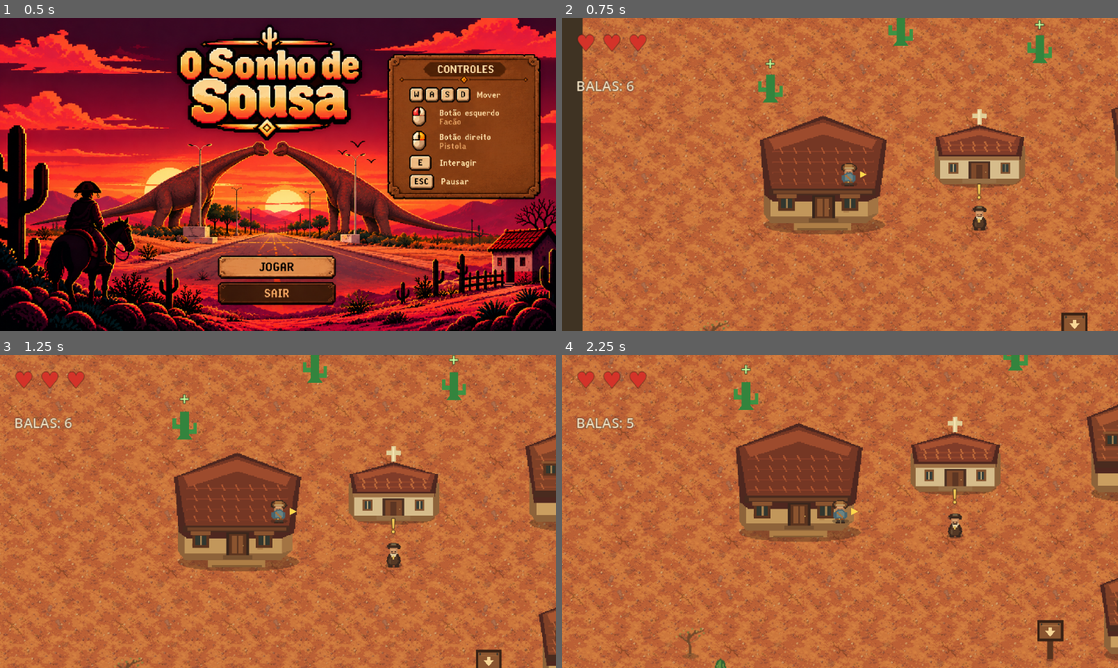
Above: before the commit, frames 1-4 (two rows, left to right).
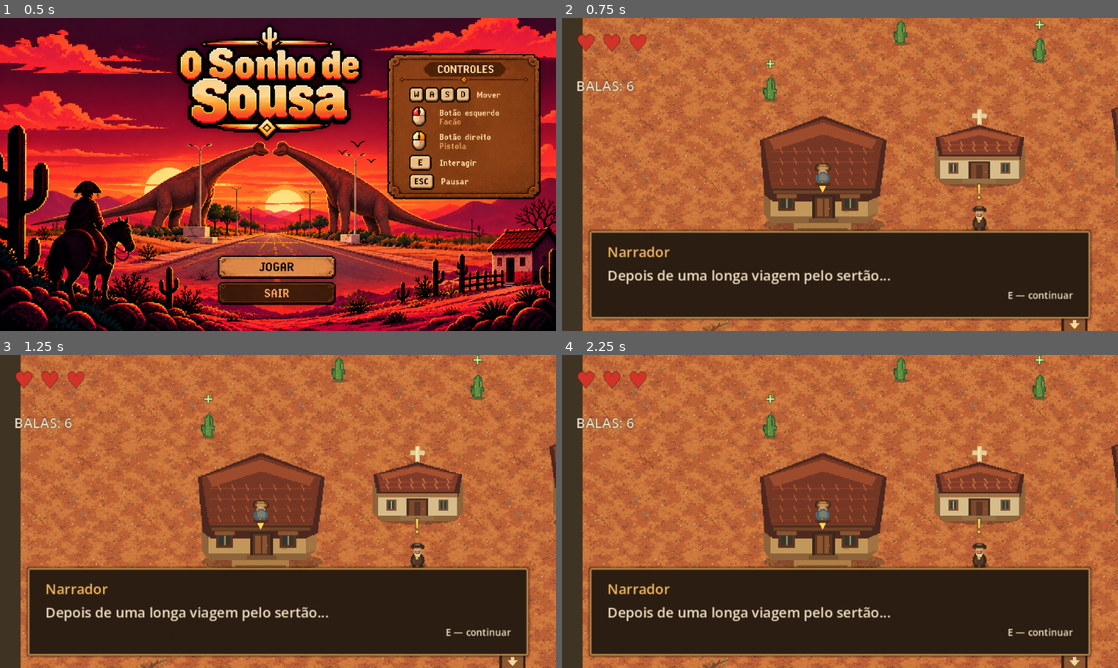
Above: after the commit, the same moments.

Repository: Inocencio-Ferraz/Velho-Sertao
Game: Godot game, scene res://scenes/menu/main_menu.tscn
Same seed, same stepped clock (60 frames per second), same inputs: the game is played once before the commit and once after it. Sound files missing from this copy of the repository are replaced by a short silence.
Inputs (mouse positions are in pixels of both pictures, inside the frame that each line leads up to):
- Up to frame 1 (0.5 s): no input
- Up to frame 2 (0.75 s): tap Enter at 0.5 s; move the mouse to (962, 158) at 0.52 s; hold D (move_right) from 0.53 s (still down); hold E (interact) from 0.53 s (still down)
- Up to frame 3 (1.25 s): keep holding D (move_right); keep holding E (interact)
- Up to frame 4 (2.25 s): move the mouse to (728, 527) at 1.27 s; release D (move_right) at 1.28 s; release E (interact) at 1.28 s; hold S (move_down) 1.28-2.03 s; click (728, 527) at 1.35 s; move the mouse to (895, 442) at 2.02 s; hold D (move_right) from 2.03 s (still down); hold Right mouse button (pistol_fire) from 2.03 s (still down)

Frame 1 is identical in both runs. In frame 2, 27% of the frame differs, in the area x 4-96%, y 0-97%; in frame 3, 54%; in frame 4, 57%, in the area x 0-100%, y 0-100%.

Commit message:
Finaliza arte e áudio do jogo

Diff:
--- a/scenes/audio/audio_manager.tscn
+++ b/scenes/audio/audio_manager.tscn
@@ -38,3 +38,7 @@
 stream = ExtResource("7_water")
 volume_db = -1.9
 process_mode = 3
+
+[node name="DinosaurRoarPlayer" type="AudioStreamPlayer" parent="."]
+volume_db = 0.5
+process_mode = 3
--- a/scenes/enemies/dinosaur.tscn
+++ b/scenes/enemies/dinosaur.tscn
@@ -1,11 +1,11 @@
 [gd_scene load_steps=7 format=3]
 
-[ext_resource type="Script" path="res://scripts/enemies/cangaceiro.gd" id="1_enemy_script"]
+[ext_resource type="Script" path="res://scripts/enemies/dinosaur.gd" id="1_enemy_script"]
 [ext_resource type="Script" path="res://scripts/enemies/cangaceiro_hurtbox.gd" id="2_hurtbox_script"]
 [ext_resource type="Texture2D" path="res://assets/art/characters/dinosaur.png" id="3_dinosaur"]
 
 [sub_resource type="CircleShape2D" id="BodyShape"]
-radius = 13.0
+radius = 20.0
 [sub_resource type="CircleShape2D" id="DetectionShape"]
 radius = 220.0
 [sub_resource type="RectangleShape2D" id="AttackShape"]
@@ -25,6 +25,7 @@
 attack_length = 44.0
 attack_width = 42.0
 ammo_reward = 2
+starts_dormant = true
 
 [node name="Visual" type="Polygon2D" parent="."]
 color = Color(0.34, 0.52, 0.25, 0)
@@ -34,6 +35,7 @@
 texture = ExtResource("3_dinosaur")
 texture_filter = 1
 centered = true
+scale = Vector2(2, 2)
 
 [node name="DirectionMarker" type="Polygon2D" parent="."]
 position = Vector2(-15, 0)
--- /dev/null
+++ b/scenes/enemies/dinosaur_encounter.tscn
@@ -0,0 +1,19 @@
+[gd_scene load_steps=3 format=3]
+
+[ext_resource type="Script" path="res://scripts/enemies/dinosaur_encounter.gd" id="1_script"]
+
+[sub_resource type="CircleShape2D" id="TriggerShape"]
+radius = 240.0
+
+[node name="DinosaurEncounter" type="Area2D"]
+collision_layer = 0
+collision_mask = 1
+script = ExtResource("1_script")
+camera_path = NodePath("../Player/Camera2D")
+initial_pause = 0.18
+shake_duration = 2.0
+shake_strength = 7.5
+roar_pause = 0.3
+
+[node name="CollisionShape2D" type="CollisionShape2D" parent="."]
+shape = SubResource("TriggerShape")
--- a/scenes/environment/cactus.tscn
+++ b/scenes/environment/cactus.tscn
@@ -1,6 +1,7 @@
-[gd_scene load_steps=3 format=3]
+[gd_scene load_steps=4 format=3]
 
 [ext_resource type="Script" path="res://scripts/environment/cactus.gd" id="1_script"]
+[ext_resource type="Texture2D" path="res://assets/art/environment/vegetation/cactus_mandacaru_small.png" id="2_cactus"]
 
 [sub_resource type="CircleShape2D" id="CircleShape2D_interaction"]
 radius = 24.0
@@ -12,17 +13,11 @@
 
 [node name="Visual" type="Node2D" parent="."]
 
-[node name="Trunk" type="Polygon2D" parent="Visual"]
-color = Color(0.2, 0.52, 0.24, 1)
-polygon = PackedVector2Array(-5, -20, 5, -20, 5, 7, 9, 12, -9, 12, -5, 7)
-
-[node name="LeftArm" type="Polygon2D" parent="Visual"]
-color = Color(0.24, 0.58, 0.27, 1)
-polygon = PackedVector2Array(-5, -5, -10, -5, -10, -12, -14, -12, -14, 0, -5, 0)
-
-[node name="RightArm" type="Polygon2D" parent="Visual"]
-color = Color(0.24, 0.58, 0.27, 1)
-polygon = PackedVector2Array(5, 1, 10, 1, 10, -7, 14, -7, 14, 6, 5, 6)
+[node name="CactusSprite" type="Sprite2D" parent="Visual"]
+position = Vector2(0, -4)
+scale = Vector2(0.8, 0.8)
+texture = ExtResource("2_cactus")
+texture_filter = 1
 
 [node name="HealMark" type="Label" parent="."]
 position = Vector2(-8, -46)
--- a/scenes/environment/cactus_decoration.tscn
+++ b/scenes/environment/cactus_decoration.tscn
@@ -1,15 +1,11 @@
-[gd_scene load_steps=1 format=3]
+[gd_scene load_steps=2 format=3]
+
+[ext_resource type="Texture2D" path="res://assets/art/environment/vegetation/cactus_mandacaru_small.png" id="1_cactus"]
 
 [node name="CactusDecoration" type="Node2D"]
 
-[node name="Trunk" type="Polygon2D" parent="."]
-color = Color(0.25, 0.46, 0.23, 1)
-polygon = PackedVector2Array(-4, -18, 4, -18, 4, 10, 8, 13, -8, 13, -4, 10)
-
-[node name="LeftArm" type="Polygon2D" parent="."]
-color = Color(0.3, 0.51, 0.25, 1)
-polygon = PackedVector2Array(-4, -5, -8, -5, -8, -11, -11, -11, -11, 1, -4, 1)
-
-[node name="RightArm" type="Polygon2D" parent="."]
-color = Color(0.32, 0.52, 0.26, 1)
-polygon = PackedVector2Array(4, 0, 8, 0, 8, -7, 11, -7, 11, 6, 4, 6)
+[node name="CactusSprite" type="Sprite2D" parent="."]
+position = Vector2(0, -3)
+scale = Vector2(0.8, 0.8)
+texture = ExtResource("1_cactus")
+texture_filter = 1
--- a/scenes/environment/dry_bush.tscn
+++ b/scenes/environment/dry_bush.tscn
@@ -1,15 +1,10 @@
-[gd_scene load_steps=1 format=3]
+[gd_scene load_steps=2 format=3]
+
+[ext_resource type="Texture2D" path="res://assets/art/environment/vegetation/bush_dry_medium.png" id="1_bush"]
 
 [node name="DryBush" type="Node2D"]
 
-[node name="Shadow" type="Polygon2D" parent="."]
-color = Color(0.28, 0.23, 0.16, 0.3)
-polygon = PackedVector2Array(-22, 4, -15, -4, -6, -8, 4, -6, 12, -11, 21, -5, 24, 3, 14, 8, 1, 10, -13, 8)
-
-[node name="BranchLeft" type="Polygon2D" parent="."]
-color = Color(0.43, 0.39, 0.24, 1)
-polygon = PackedVector2Array(-1, 6, -20, -3, -17, -6, -2, 2, -10, -12, -6, -13, 0, 1, 9, -11, 13, -9, 2, 5, 21, -1, 23, 3, 3, 8)
-
-[node name="BranchRight" type="Polygon2D" parent="."]
-color = Color(0.52, 0.43, 0.25, 1)
-polygon = PackedVector2Array(-4, 5, 5, -7, 8, -5, 1, 4, 17, 1, 18, 5, 3, 8)
+[node name="BushSprite" type="Sprite2D" parent="."]
+position = Vector2(0, -7)
+texture = ExtResource("1_bush")
+texture_filter = 1
--- a/scenes/environment/dry_tree.tscn
+++ b/scenes/environment/dry_tree.tscn
@@ -1,17 +1,16 @@
-[gd_scene load_steps=2 format=3]
+[gd_scene load_steps=3 format=3]
+
+[ext_resource type="Texture2D" path="res://assets/art/environment/vegetation/tree_dry_small.png" id="1_tree"]
 
 [sub_resource type="CircleShape2D" id="CircleShape2D_trunk"]
 radius = 9.0
 
 [node name="DryTree" type="StaticBody2D"]
 
-[node name="Trunk" type="Polygon2D" parent="."]
-color = Color(0.29, 0.22, 0.15, 1)
-polygon = PackedVector2Array(-6, 12, -4, -8, -13, -22, -11, -25, -2, -13, -1, -31, 2, -32, 2, -12, 13, -24, 16, -22, 4, -7, 7, 12)
-
-[node name="Twigs" type="Polygon2D" parent="."]
-color = Color(0.49, 0.36, 0.22, 1)
-polygon = PackedVector2Array(-12, -23, -15, -30, -13, -31, -9, -24, 13, -23, 18, -29, 20, -28, 15, -21, -1, -12, -3, -29, -1, -30, 1, -13)
+[node name="TreeSprite" type="Sprite2D" parent="."]
+position = Vector2(0, -10)
+texture = ExtResource("1_tree")
+texture_filter = 1
 
 [node name="CollisionShape2D" type="CollisionShape2D" parent="."]
 position = Vector2(0, 4)
--- a/scenes/environment/rock_cluster.tscn
+++ b/scenes/environment/rock_cluster.tscn
@@ -1,18 +1,16 @@
-[gd_scene load_steps=2 format=3]
+[gd_scene load_steps=3 format=3]
+
+[ext_resource type="Texture2D" path="res://assets/art/environment/rocks/rock_cluster.png" id="1_cluster"]
 
 [sub_resource type="CircleShape2D" id="CircleShape2D_rock"]
 radius = 18.0
 
 [node name="RockCluster" type="StaticBody2D"]
 
-[node name="MainRock" type="Polygon2D" parent="."]
-color = Color(0.38, 0.35, 0.3, 1)
-polygon = PackedVector2Array(-20, -7, -13, -18, 1, -21, 16, -13, 21, -1, 14, 12, -7, 16, -19, 7)
-
-[node name="SmallRock" type="Polygon2D" parent="."]
-position = Vector2(17, 10)
-color = Color(0.46, 0.41, 0.34, 1)
-polygon = PackedVector2Array(-9, -2, -5, -9, 4, -10, 10, -3, 7, 5, -4, 7)
+[node name="RockClusterSprite" type="Sprite2D" parent="."]
+scale = Vector2(0.04, 0.04)
+texture = ExtResource("1_cluster")
+texture_filter = 1
 
 [node name="CollisionShape2D" type="CollisionShape2D" parent="."]
 shape = SubResource("CircleShape2D_rock")
--- a/scenes/main/main.tscn
+++ b/scenes/main/main.tscn
@@ -39,6 +39,7 @@
 [ext_resource type="Texture2D" path="res://assets/art/environment/ground/trail_earth_overlay.png" id="37_trail_overlay"]
 [ext_resource type="Texture2D" path="res://assets/art/environment/ground/ground_details_overlay.png" id="38_ground_details"]
 [ext_resource type="PackedScene" path="res://scenes/environment/wayfinding_sign.tscn" id="39_wayfinding_sign"]
+[ext_resource type="PackedScene" path="res://scenes/enemies/dinosaur_encounter.tscn" id="40_dinosaur_encounter"]
 
 [sub_resource type="RectangleShape2D" id="Shape_wall_top"]
 size = Vector2(960, 24)
@@ -327,6 +328,8 @@
 scale = Vector2(0.92, 0.92)
 
 [node name="DialogueBox" parent="." instance=ExtResource("8_dialogue")]
+opening_speaker = "Narrador"
+opening_lines = PackedStringArray("Depois de uma longa viagem pelo sertão...", "João Grilo finalmente chegara a Sousa.", "Cansado da viagem, encontrou um lugar para passar a noite.", "Na manhã seguinte, acordou.", "Mas havia um problema...", "Estava morrendo de sede.")
 
 [node name="PrimeiroPoco" parent="." instance=ExtResource("11_well")]
 position = Vector2(480, 1150)
@@ -370,11 +373,18 @@
 unavailable_prompt_text = "Investigue o segundo poço primeiro"
 starts_dream_ending = true
 
-[node name="Dinossauro1" parent="." groups=["third_well_enemy"] instance=ExtResource("20_dinosaur")]
+[node name="Dinossauro1" parent="." groups=["dialogue_interruptible", "third_well_enemy", "dinosaur_guardian"] instance=ExtResource("20_dinosaur")]
 position = Vector2(415, 2510)
-
-[node name="Dinossauro2" parent="." groups=["third_well_enemy"] instance=ExtResource("20_dinosaur")]
+starting_facing_direction = Vector2(1, 0)
+idle_phase_delay = 0.0
+
+[node name="Dinossauro2" parent="." groups=["dialogue_interruptible", "third_well_enemy", "dinosaur_guardian"] instance=ExtResource("20_dinosaur")]
 position = Vector2(545, 2510)
+starting_facing_direction = Vector2(-1, 0)
+idle_phase_delay = 0.65
+
+[node name="DinosaurEncounter" parent="." instance=ExtResource("40_dinosaur_encounter")]
+position = Vector2(480, 2600)
 
 [node name="Cangaceiro4" parent="." groups=["second_well_enemy"] instance=ExtResource("3_cangaceiro")]
 position = Vector2(440, 1790)
@@ -547,14 +557,17 @@
 position = Vector2(720, 700)
 [node name="CollisionShape2D" type="CollisionShape2D" parent="Rock"]
 shape = SubResource("Shape_rock")
-[node name="Visual" type="Polygon2D" parent="Rock"]
-color = Color(0.35, 0.33, 0.29, 1)
-polygon = PackedVector2Array(-36, -18, 24, -18, 36, -4, 28, 18, -30, 18, -36, 4)
+[node name="Visual" type="Sprite2D" parent="Rock"]
+scale = Vector2(0.04, 0.04)
+texture = ExtResource("23_rock_cluster")
+texture_filter = 1
 
 [node name="Stump" type="StaticBody2D" parent="."]
 position = Vector2(260, 760)
 [node name="CollisionShape2D" type="CollisionShape2D" parent="Stump"]
 shape = SubResource("Shape_stump")
-[node name="Visual" type="Polygon2D" parent="Stump"]
-color = Color(0.3, 0.22, 0.15, 1)
-polygon = PackedVector2Array(-18, -26, 18, -26, 18, 26, -18, 26)
+[node name="Visual" type="Sprite2D" parent="Stump"]
+rotation = 1.5708
+scale = Vector2(0.028, 0.028)
+texture = ExtResource("25_dry_branch")
+texture_filter = 1
--- a/scenes/player/player.tscn
+++ b/scenes/player/player.tscn
@@ -1,9 +1,10 @@
-[gd_scene load_steps=7 format=3]
+[gd_scene load_steps=8 format=3]
 
 [ext_resource type="Script" path="res://scripts/player/player.gd" id="1_script"]
 [ext_resource type="Script" path="res://scripts/combat/machete_attack.gd" id="2_attack"]
 [ext_resource type="Script" path="res://scripts/combat/pistol.gd" id="3_pistol"]
 [ext_resource type="Texture2D" path="res://assets/art/characters/joao_grilo.png" id="4_joao"]
+[ext_resource type="Script" path="res://scripts/systems/camera_shake.gd" id="5_camera_shake"]
 
 [sub_resource type="CircleShape2D" id="CircleShape2D_player"]
 radius = 10.0
@@ -57,3 +58,4 @@
 limit_top = 0
 limit_right = 960
 limit_bottom = 3000
+script = ExtResource("5_camera_shake")
--- a/scripts/enemies/cangaceiro.gd
+++ b/scripts/enemies/cangaceiro.gd
@@ -18,6 +18,8 @@
 @export var starting_ammo: int = 0
 @export var ranged_attack_range: float = 180.0
 @export var ranged_attack_cooldown: float = 3.0
+@export var starts_dormant: bool = false
+@export var starting_facing_direction: Vector2 = Vector2.LEFT
 
 @onready var body_shape: CollisionShape2D = $CollisionShape2D
 @onready var detection_area: Area2D = $DetectionArea
@@ -32,7 +34,7 @@
 @onready var direction_marker: Polygon2D = $DirectionMarker
 @onready var muzzle_flash := get_node_or_null("MuzzleFlash") as Polygon2D
 
-enum State { IDLE, CHASE, ATTACK, DEAD }
+enum State { IDLE, CHASE, ATTACK, DEAD, DORMANT }
 
 var health: int = 30
 var is_dead: bool = false
@@ -52,6 +54,10 @@
 func _ready() -> void:
 	max_health = maxi(1, max_health)
 	health = max_health
+	if starts_dormant:
+		_state = State.DORMANT
+	if starting_facing_direction != Vector2.ZERO:
+		_facing_direction = starting_facing_direction.normalized()
 	_base_visual_modulate = visual.modulate
 	if melee_sprite:
 		melee_sprite.visible = not has_pistol
@@ -83,6 +89,9 @@
 		return
 
 	match _state:
+		State.DORMANT:
+			velocity = Vector2.ZERO
+			move_and_slide()
 		State.IDLE:
 			velocity = Vector2.ZERO
 			move_and_slide()
@@ -101,6 +110,20 @@
 		attack_visual.visible = false
 		attack_shape.set_deferred("disabled", true)
 
+func activate_encounter(target_player: CharacterBody2D) -> void:
+	if is_dead or not starts_dormant or not is_instance_valid(target_player):
+		return
+
+	starts_dormant = false
+	# Account for the Player collider so a body already overlapping the area at
+	# activation is assigned immediately instead of waiting for a new enter event.
+	if global_position.distance_to(target_player.global_position) <= detection_range + 10.0:
+		_target_player = target_player
+		_state = State.CHASE
+		_face_player(target_player.global_position - global_position)
+	else:
+		_state = State.IDLE
+
 func take_damage(amount: int) -> void:
 	if is_dead or amount <= 0:
 		return
@@ -115,7 +138,7 @@
 		_play_audio("impact")
 
 func _on_detection_body_entered(body: Node2D) -> void:
-	if is_dead or body == self or not body.has_method("take_damage"):
+	if is_dead or starts_dormant or body == self or not body.has_method("take_damage"):
 		return
 	if body is CharacterBody2D:
 		_target_player = body as CharacterBody2D
--- /dev/null
+++ b/scripts/enemies/dinosaur.gd
@@ -0,0 +1,66 @@
+extends "res://scripts/enemies/cangaceiro.gd"
+
+@export var idle_phase_delay: float = 0.0
+@export var idle_amplitude: float = 1.25
+@export var idle_half_cycle: float = 1.4
+
+@onready var dinosaur_sprite: Sprite2D = $Visual/DinosaurSprite
+
+var _idle_tween: Tween
+var _sprite_base_position: Vector2
+var _sprite_base_scale: Vector2
+
+func _ready() -> void:
+	super._ready()
+	_sprite_base_position = dinosaur_sprite.position
+	_sprite_base_scale = dinosaur_sprite.scale
+	_update_sprite_direction()
+	if starts_dormant:
+		_start_observation_idle()
+
+func _face_player(offset_to_player: Vector2) -> void:
+	super._face_player(offset_to_player)
+	_update_sprite_direction()
+
+func prepare_for_encounter() -> void:
+	_stop_observation_idle()
+
+func activate_encounter(target_player: CharacterBody2D) -> void:
+	_stop_observation_idle()
+	super.activate_encounter(target_player)
+
+func _die() -> void:
+	_stop_observation_idle()
+	super._die()
+
+func _start_observation_idle() -> void:
+	if idle_phase_delay > 0.0:
+		await get_tree().create_timer(idle_phase_delay, false).timeout
+	if not starts_dormant or not is_instance_valid(dinosaur_sprite):
+		return
+
+	_idle_tween = create_tween().set_loops()
+	_idle_tween.tween_property(
+		dinosaur_sprite,
+		"position:y",
+		_sprite_base_position.y - idle_amplitude,
+		idle_half_cycle
+	).set_trans(Tween.TRANS_SINE).set_ease(Tween.EASE_IN_OUT)
+	_idle_tween.tween_property(
+		dinosaur_sprite,
+		"position:y",
+		_sprite_base_position.y,
+		idle_half_cycle
+	).set_trans(Tween.TRANS_SINE).set_ease(Tween.EASE_IN_OUT)
+
+func _stop_observation_idle() -> void:
+	if _idle_tween and _idle_tween.is_running():
+		_idle_tween.kill()
+	if is_instance_valid(dinosaur_sprite):
+		dinosaur_sprite.position = _sprite_base_position
+		dinosaur_sprite.scale = _sprite_base_scale
+
+func _update_sprite_direction() -> void:
+	if is_instance_valid(dinosaur_sprite):
+		# A arte original olha para a direita; flip_h inverte apenas o dinossauro à direita.
+		dinosaur_sprite.flip_h = _facing_direction.x < 0.0
--- /dev/null
+++ b/scripts/enemies/dinosaur_encounter.gd
@@ -0,0 +1,50 @@
+extends Area2D
+
+@export var camera_path: NodePath
+@export var initial_pause: float = 0.18
+@export var shake_duration: float = 2.0
+@export var shake_strength: float = 7.5
+@export var roar_pause: float = 0.3
+
+@onready var camera: Camera2D = get_node_or_null(camera_path) as Camera2D
+
+var _activated: bool = false
+
+func _ready() -> void:
+	body_entered.connect(_on_body_entered)
+
+func _on_body_entered(body: Node2D) -> void:
+	if _activated or not body.is_in_group("player"):
+		return
+
+	_activated = true
+	set_deferred("monitoring", false)
+	for dinosaur in get_tree().get_nodes_in_group("dinosaur_guardian"):
+		if is_instance_valid(dinosaur) and dinosaur.has_method("prepare_for_encounter"):
+			dinosaur.call("prepare_for_encounter")
+	_play_activation_sequence(body as CharacterBody2D)
+
+func _play_activation_sequence(player: CharacterBody2D) -> void:
+	await get_tree().create_timer(initial_pause, false).timeout
+	if not is_instance_valid(player):
+		return
+
+	if is_instance_valid(camera):
+		camera.call("shake", shake_duration, shake_strength)
+
+	var roar_duration := 0.0
+	var audio_manager := get_tree().get_first_node_in_group("game_audio")
+	if audio_manager:
+		if audio_manager.has_method("play_dinosaur_roar"):
+			roar_duration = float(audio_manager.call("play_dinosaur_roar"))
+		else:
+			audio_manager.call("play_sfx", "dinosaur_roar")
+
+	await get_tree().create_timer(maxf(shake_duration, roar_duration), false).timeout
+	await get_tree().create_timer(roar_pause, false).timeout
+	if not is_instance_valid(player):
+		return
+
+	for dinosaur in get_tree().get_nodes_in_group("dinosaur_guardian"):
+		if is_instance_valid(dinosaur) and dinosaur.has_method("activate_encounter"):
+			dinosaur.call("activate_encounter", player)
--- a/scripts/systems/audio_manager.gd
+++ b/scripts/systems/audio_manager.gd
@@ -2,6 +2,7 @@
 
 const MUSIC_VOLUME: float = 0.75
 const AMBIENCE_VOLUME: float = 0.62
+const DINOSAUR_ROAR_PATH: String = "res://assets/audio/sfx/sfx_dinosaur_roar_01.ogg"
 
 @onready var music_player: AudioStreamPlayer = $MusicPlayer
 @onready var ambience_player: AudioStreamPlayer = $AmbiencePlayer
@@ -9,6 +10,7 @@
 @onready var impact_player: AudioStreamPlayer = $ImpactPlayer
 @onready var enemy_death_player: AudioStreamPlayer = $EnemyDeathPlayer
 @onready var water_player: AudioStreamPlayer = $WaterPlayer
+@onready var dinosaur_roar_player: AudioStreamPlayer = $DinosaurRoarPlayer
 
 var _sfx_players: Dictionary = {}
 
@@ -22,8 +24,11 @@
 		"machete": machete_player,
 		"impact": impact_player,
 		"enemy_death": enemy_death_player,
-		"water": water_player
+		"water": water_player,
+		"dinosaur_roar": dinosaur_roar_player
 	}
+	if ResourceLoader.exists(DINOSAUR_ROAR_PATH):
+		dinosaur_roar_player.stream = load(DINOSAUR_ROAR_PATH) as AudioStream
 
 	var music_stream := music_player.stream as AudioStreamMP3
 	if music_stream:
@@ -39,9 +44,15 @@
 
 func play_sfx(effect_name: String) -> void:
 	var player := _sfx_players.get(effect_name) as AudioStreamPlayer
-	if player:
+	if player and player.stream != null:
 		player.play()
 
+func play_dinosaur_roar() -> float:
+	if dinosaur_roar_player.stream == null:
+		return 0.0
+	dinosaur_roar_player.play()
+	return dinosaur_roar_player.stream.get_length()
+
 func set_game_paused(paused: bool) -> void:
-	for player in [music_player, ambience_player, machete_player, impact_player, enemy_death_player, water_player]:
+	for player in [music_player, ambience_player, machete_player, impact_player, enemy_death_player, water_player, dinosaur_roar_player]:
 		player.stream_paused = paused
--- /dev/null
+++ b/scripts/systems/camera_shake.gd
@@ -0,0 +1,23 @@
+extends Camera2D
+
+var _shake_tween: Tween
+var _base_offset: Vector2
+
+func shake(duration: float = 0.4, strength: float = 5.0) -> void:
+	if _shake_tween and _shake_tween.is_running():
+		_shake_tween.kill()
+		offset = _base_offset
+
+	_base_offset = offset
+	var safe_duration := maxf(duration, 0.01)
+	var steps := maxi(1, ceili(safe_duration / 0.04))
+	var step_duration := safe_duration / float(steps)
+	_shake_tween = create_tween()
+
+	for step in range(1, steps + 1):
+		var intensity := 1.0 - float(step) / float(steps)
+		var displacement := Vector2(
+			randf_range(-strength, strength),
+			randf_range(-strength, strength)
+		) * intensity
+		_shake_tween.tween_property(self, "offset", _base_offset + displacement, step_duration)
--- a/scripts/ui/dialogue_box.gd
+++ b/scripts/ui/dialogue_box.gd
@@ -4,6 +4,8 @@
 
 @export var player_path: NodePath
 @export var interaction_prompt_path: NodePath
+@export var opening_speaker: String = ""
+@export var opening_lines: PackedStringArray = PackedStringArray()
 
 @onready var panel: Control = $DialoguePanel
 @onready var speaker_label: Label = $DialoguePanel/MarginContainer/VBoxContainer/SpeakerLabel
@@ -18,6 +20,11 @@
 
 func _ready() -> void:
 	panel.visible = false
+	if not opening_lines.is_empty():
+		call_deferred("_start_opening_sequence")
+
+func _start_opening_sequence() -> void:
+	start_dialogue(opening_speaker, opening_lines)
 
 func start_dialogue(speaker: String, lines: PackedStringArray) -> void:
 	if is_open or lines.is_empty():
Not shown, added: assets/audio/sfx/sfx_dinosaur_roar_01.ogg.import
Not shown, added: export_presets.cfg
Not shown: 1 places in scenes/main/main.tscn that only renumber resources
Not shown, added: scripts/enemies/dinosaur.gd.uid
Not shown, added: scripts/enemies/dinosaur_encounter.gd.uid
Not shown, added: scripts/systems/camera_shake.gd.uid
Not shown, changed: CREDITS.md
Not shown, added: assets/audio/sfx/sfx_dinosaur_roar_01.ogg
Not shown, added: builds/O_Sonho_de_Sousa_Linux.pck
Not shown, added: builds/O_Sonho_de_Sousa_Linux.sh
Not shown, added: builds/O_Sonho_de_Sousa_Linux.x86_64
Not shown, added: builds/O_Sonho_de_Sousa_Windows.console.exe
(and 4 more such lines)
